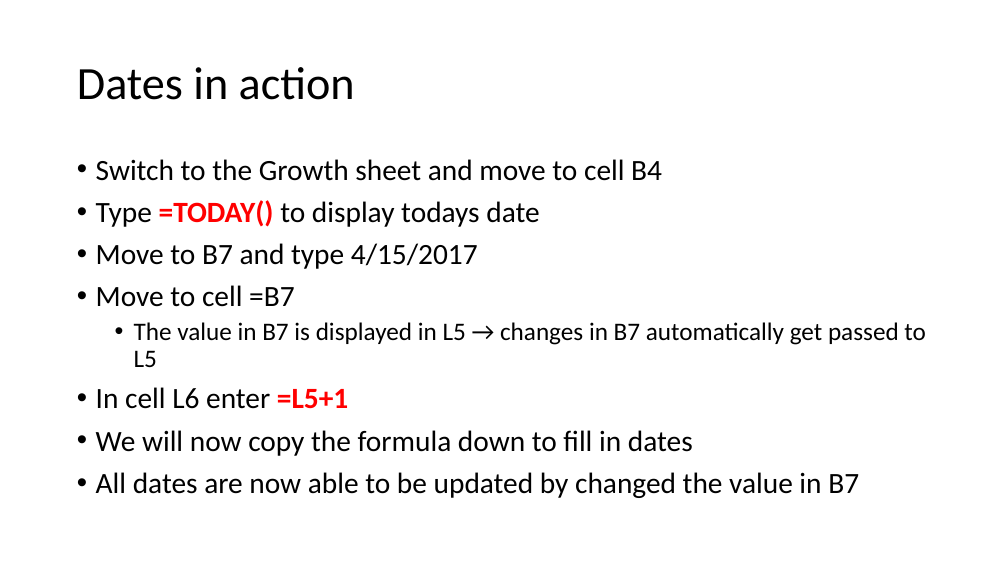
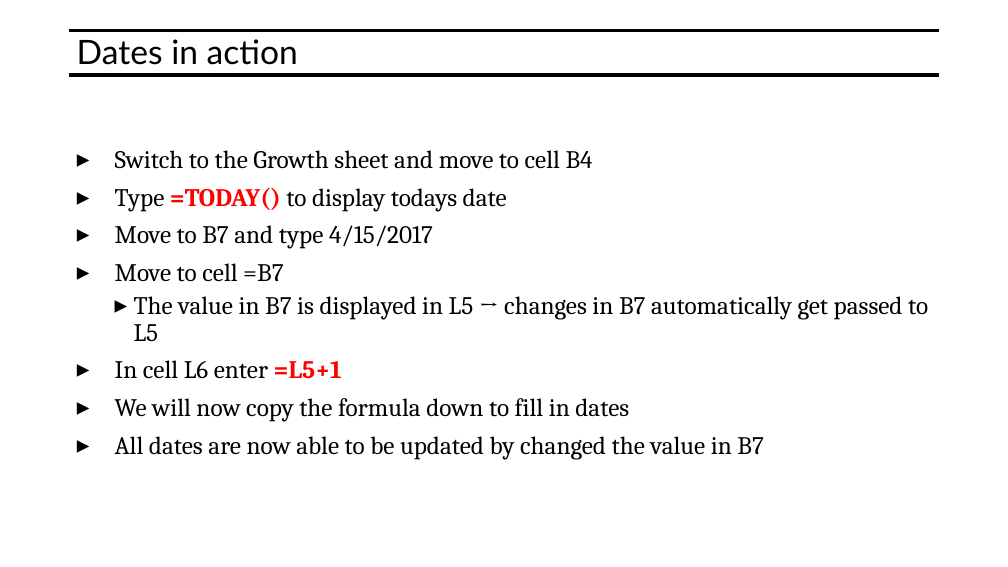
Before and after one commit to mjmacarty/excel-at-excel, a slide deck: slide 20 of Excel-at-Excel.pptx. Drawn at 1008x567 pixels with LibreOffice and Linux fonts; fonts in the diff are those of the drawing. Boxes give left, top, right and bottom in pixels: in the first picture for what was removed or moved away, otherwise in the second. Text is boxed around its words. In the diff, an @@ line names an element or a change of style, - is before the commit and + after.

```diff
--- a/Excel-at-Excel.pptx
+++ b/Excel-at-Excel.pptx
@@ title "Dates in action" at [77, 39, 298, 65]: size 44 to 32 pt, font Calibri to Lato; vertical alignment middle to top @@
@@ line added from (70, 30) to (939, 30), #000000 3 pt @@
@@ line added from (70, 75) to (939, 75), #000000 3 pt @@
@@ text "Switch to the Growth sheet ...": place and size @@
-text "Switch to the Growth sheet ..." at [96, 159, 926, 498]
+text "Switch to the Growth sheet ..." at [115, 150, 928, 460]
@@ text "Switch to the Growth sheet ..." at [115, 150, 928, 460]: size 28 to 24 pt in "Switch to the Growth sheet and move ...", "Type =TODAY() to display todays date", "Move to B7 and type 4/15/2017", "Move to cell =B7" and 3 more places; font Calibri to Cambria; bullet • to ▸ @@
```
Also in this commit, not shown: 39 other slides changed, 1 slide added.
